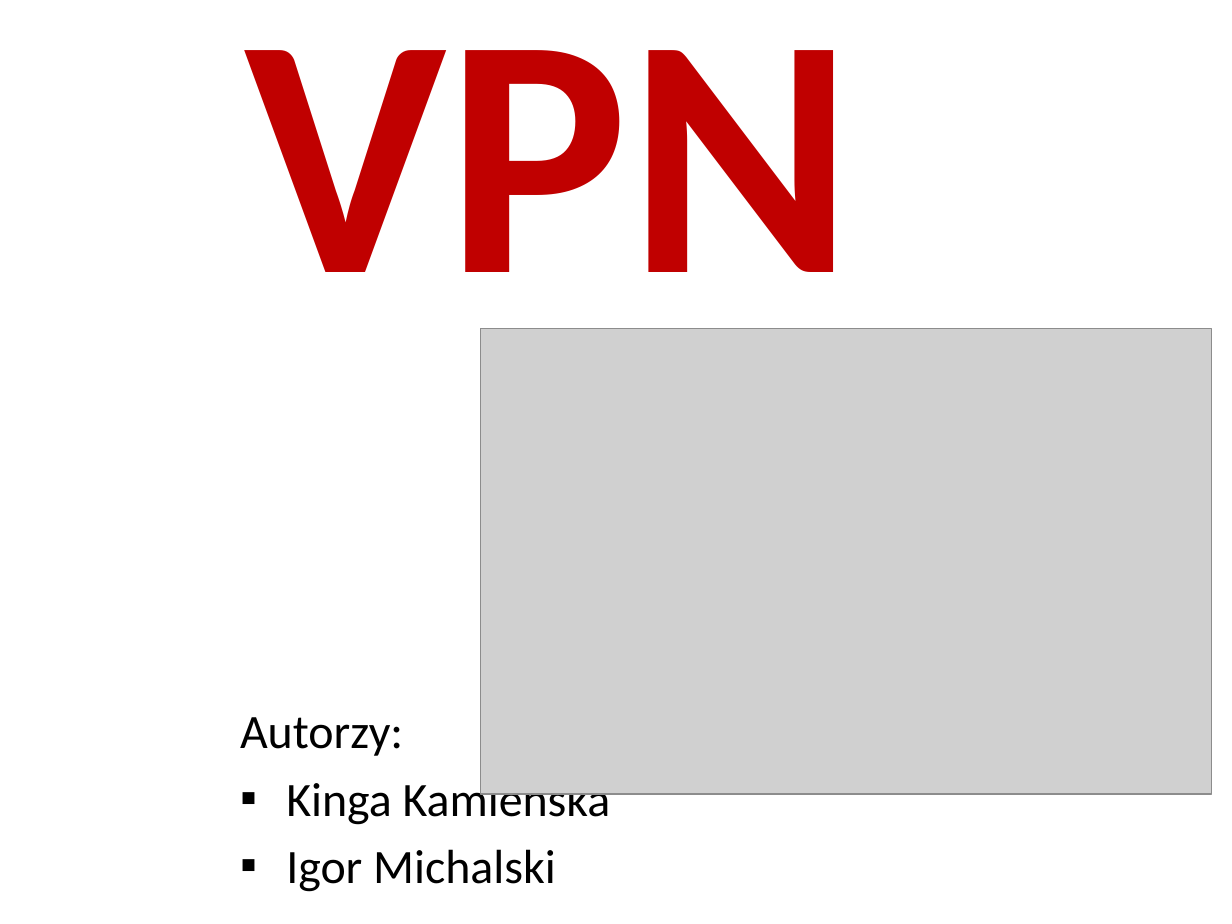
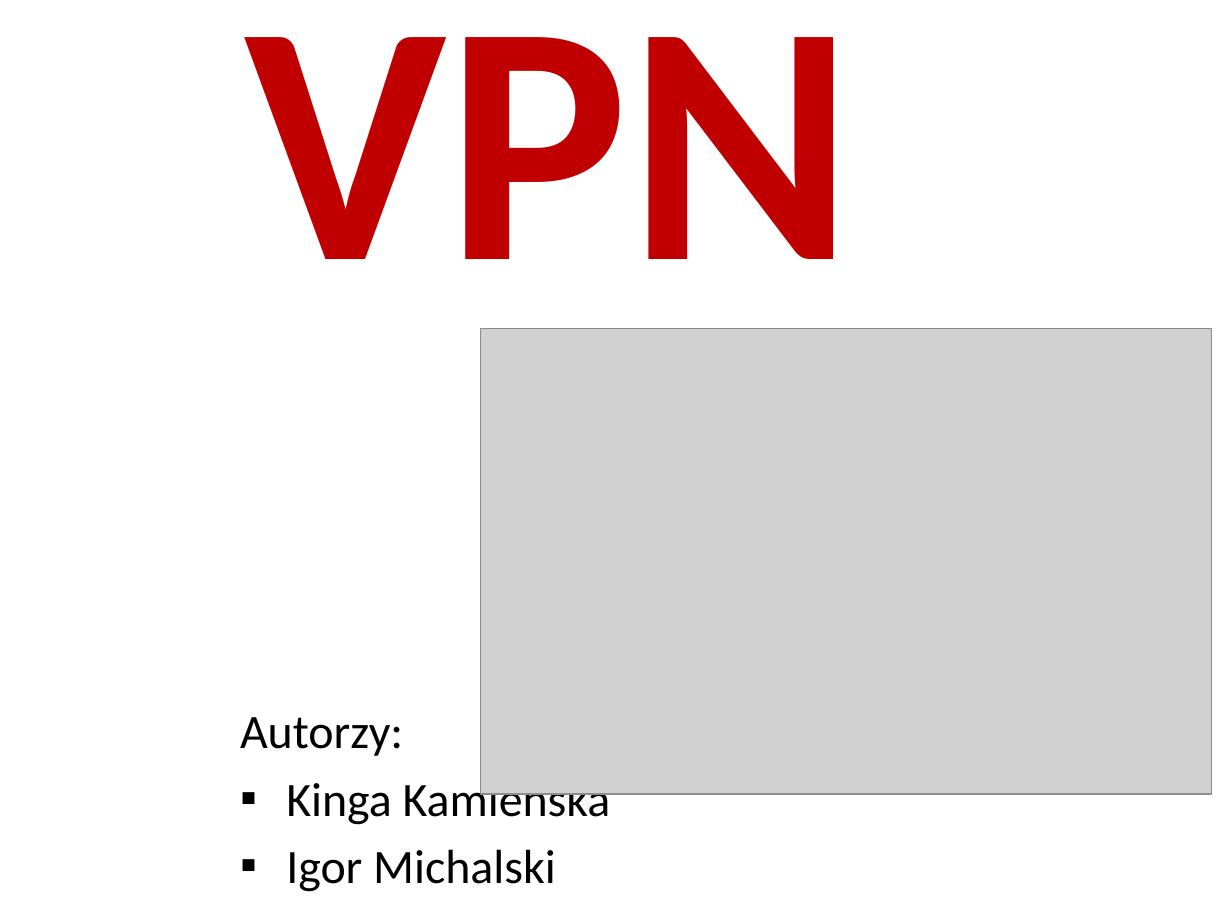
Before and after one commit to pwr227078/Reports, a slide deck: slide 1 of VPN/VPN.pptx. Drawn at 1232x924 pixels with LibreOffice and Linux fonts; fonts in the diff are those of the drawing; grey boxes stand for pictures; background and template pictures are left out. Boxes give left, top, right and bottom in pixels: in the first picture for what was removed or moved away, otherwise in the second. Text is boxed around its words. In the diff, an @@ line names an element or a change of style, - is before the commit and + after.

```diff
--- a/VPN/VPN.pptx
+++ b/VPN/VPN.pptx
@@ text "VPN": place and size @@
-text "VPN" at (244, 50, 854, 352)
+text "VPN" at (244, 37, 854, 338)
```
Also in this commit, not shown: 1 other slide changed, 1 slide added, 2 other files.
